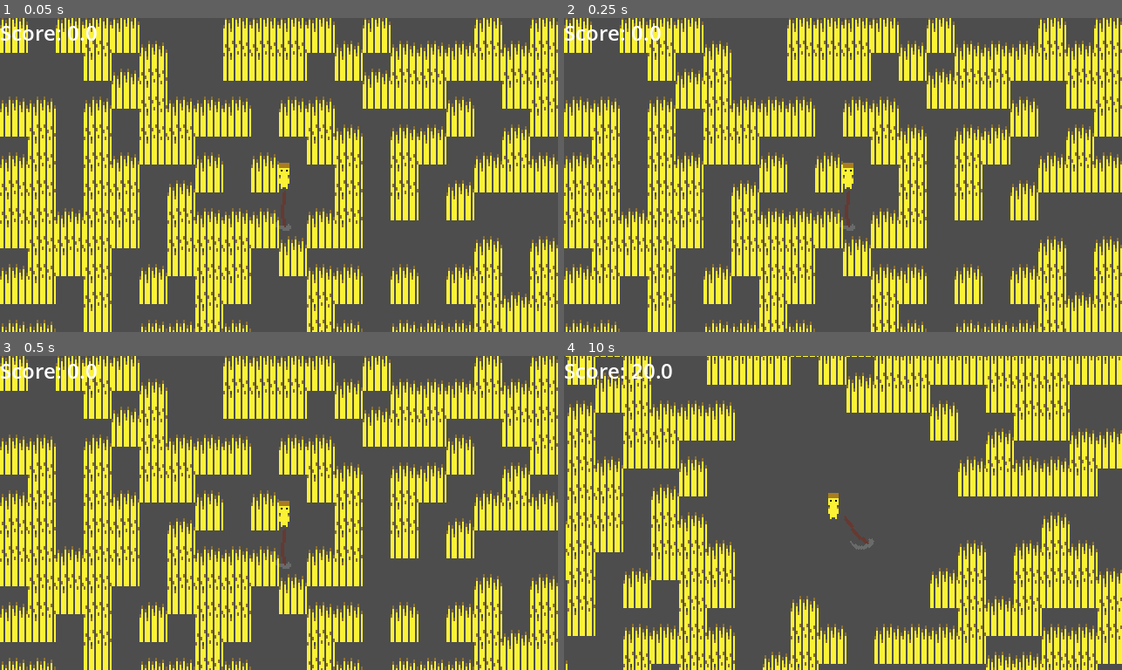
Above: before the commit, frames 1-4 (two rows, left to right).
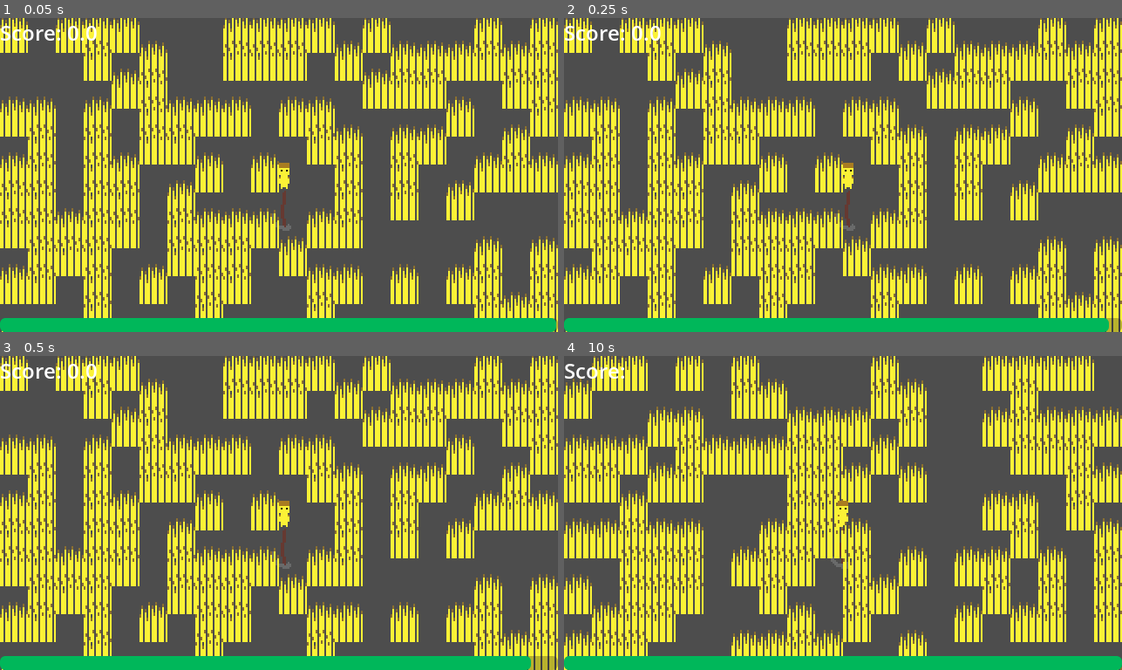
Above: after the commit, the same moments.

Repository: shuofsin/notsowingsimulator
Game: Godot game, scene res://Scenes/Worlds/test_world.tscn
Same seed, same stepped clock (60 frames per second), same inputs: the game is played once before the commit and once after it.
Inputs (mouse positions are in pixels of both pictures, inside the frame that each line leads up to):
- Up to frame 1 (0.05 s): no input
- Up to frame 2 (0.25 s): no input
- Up to frame 3 (0.5 s): no input
- Up to frame 4 (10 s): move the mouse to (965, 497) at 0.52 s; hold D (move_right) 0.53-1.28 s; click (965, 497) at 0.6 s; move the mouse to (731, 528) at 1.27 s; hold S (move_down) 1.28-2.03 s; click (731, 528) at 1.35 s; move the mouse to (898, 443) at 2.02 s; hold D (move_right) 2.03-2.78 s; click (898, 443) at 2.1 s; move the mouse to (815, 575) at 2.77 s; hold W (move_up) 2.78-3.53 s; click (815, 575) at 2.85 s; move the mouse to (1010, 560) at 3.52 s; hold A (move_left) 3.53-5.03 s; click (1010, 560) at 3.6 s; move the mouse to (675, 465) at 4.27 s; click (675, 465) at 4.35 s; move the mouse to (870, 513) at 5.02 s; hold S (move_down) 5.03-5.78 s; click (870, 513) at 5.1 s; move the mouse to (759, 434) at 5.77 s; hold D (move_right) 5.78-6.53 s; click (759, 434) at 5.85 s; move the mouse to (965, 497) at 6.52 s; hold W (move_up) 6.53-7.28 s; click (965, 497) at 6.6 s; move the mouse to (731, 528) at 7.27 s; hold D (move_right) 7.28-8.03 s; click (731, 528) at 7.35 s; move the mouse to (898, 443) at 8.02 s; hold S (move_down) 8.03-8.78 s; click (898, 443) at 8.1 s; move the mouse to (815, 575) at 8.77 s; hold A (move_left) 8.78-9.53 s; click (815, 575) at 8.85 s; move the mouse to (1010, 560) at 9.52 s; hold W (move_up) from 9.53 s (still down); click (1010, 560) at 9.6 s

The runs differ from the first frame. In frame 1, 4.4% of the frame differs, in the area x 0-100%, y 95-100%; in frame 2, 4.4%; in frame 3, 4.4%; in frame 4, 52%, in the area x 0-100%, y 0-100%.

Commit message:
Added timelimit

Diff:
--- /dev/null
+++ b/Scenes/GUI/time_bar.tscn
@@ -0,0 +1,34 @@
+[gd_scene load_steps=3 format=3 uid="uid://dmgrwini44fpl"]
+
+[ext_resource type="Script" uid="uid://b06iwxiqg106p" path="res://Scripts/GUI/time_bar.gd" id="1_hd3q1"]
+
+[sub_resource type="StyleBoxFlat" id="StyleBoxFlat_hd3q1"]
+bg_color = Color(0, 0.7188606, 0.35425773, 1)
+corner_radius_top_left = 6
+corner_radius_top_right = 6
+corner_radius_bottom_right = 6
+corner_radius_bottom_left = 6
+
+[node name="TimeBar" type="CanvasLayer"]
+script = ExtResource("1_hd3q1")
+
+[node name="ProgressBar" type="ProgressBar" parent="."]
+unique_name_in_owner = true
+anchors_preset = 7
+anchor_left = 0.5
+anchor_top = 1.0
+anchor_right = 0.5
+anchor_bottom = 1.0
+offset_left = -320.0
+offset_top = -16.0
+offset_right = 320.0
+grow_horizontal = 2
+grow_vertical = 0
+theme_override_styles/fill = SubResource("StyleBoxFlat_hd3q1")
+value = 100.0
+show_percentage = false
+
+[node name="Timer" type="Timer" parent="."]
+unique_name_in_owner = true
+wait_time = 10.0
+one_shot = true
--- a/Scenes/Worlds/test_world.tscn
+++ b/Scenes/Worlds/test_world.tscn
@@ -1,8 +1,9 @@
-[gd_scene load_steps=4 format=3 uid="uid://c7ptemw8vksl2"]
+[gd_scene load_steps=5 format=3 uid="uid://c7ptemw8vksl2"]
 
 [ext_resource type="PackedScene" uid="uid://x631a46ouifa" path="res://Scenes/Player/player.tscn" id="2_5e1ne"]
 [ext_resource type="PackedScene" uid="uid://fwc5p5v7t2p6" path="res://Scenes/Environment/temp_tile_map.tscn" id="2_y6sxc"]
 [ext_resource type="PackedScene" uid="uid://dtfp4qw160bvq" path="res://Scenes/GUI/score.tscn" id="3_y6sxc"]
+[ext_resource type="PackedScene" uid="uid://dmgrwini44fpl" path="res://Scenes/GUI/time_bar.tscn" id="4_ithxq"]
 
 [node name="TestWorld" type="Node2D"]
 y_sort_enabled = true
@@ -14,3 +15,5 @@
 position = Vector2(160, 90)
 
 [node name="TempTileMap" parent="." instance=ExtResource("2_y6sxc")]
+
+[node name="TimeBar" parent="." instance=ExtResource("4_ithxq")]
--- /dev/null
+++ b/Scripts/GUI/time_bar.gd
@@ -0,0 +1,16 @@
+extends CanvasLayer
+
+@onready var progress_bar: ProgressBar = %ProgressBar
+@onready var timer: Timer = %Timer
+@export var total_time: float = 10
+
+func _ready() -> void:
+	timer.start(total_time)
+	timer.timeout.connect(_reset_scene)
+
+func _physics_process(_delta: float) -> void:
+	progress_bar.value = (timer.time_left / timer.wait_time) * 100
+
+func _reset_scene() -> void:
+	Global.score = 0
+	get_tree().reload_current_scene()
Not shown, added: Scripts/GUI/time_bar.gd.uid
